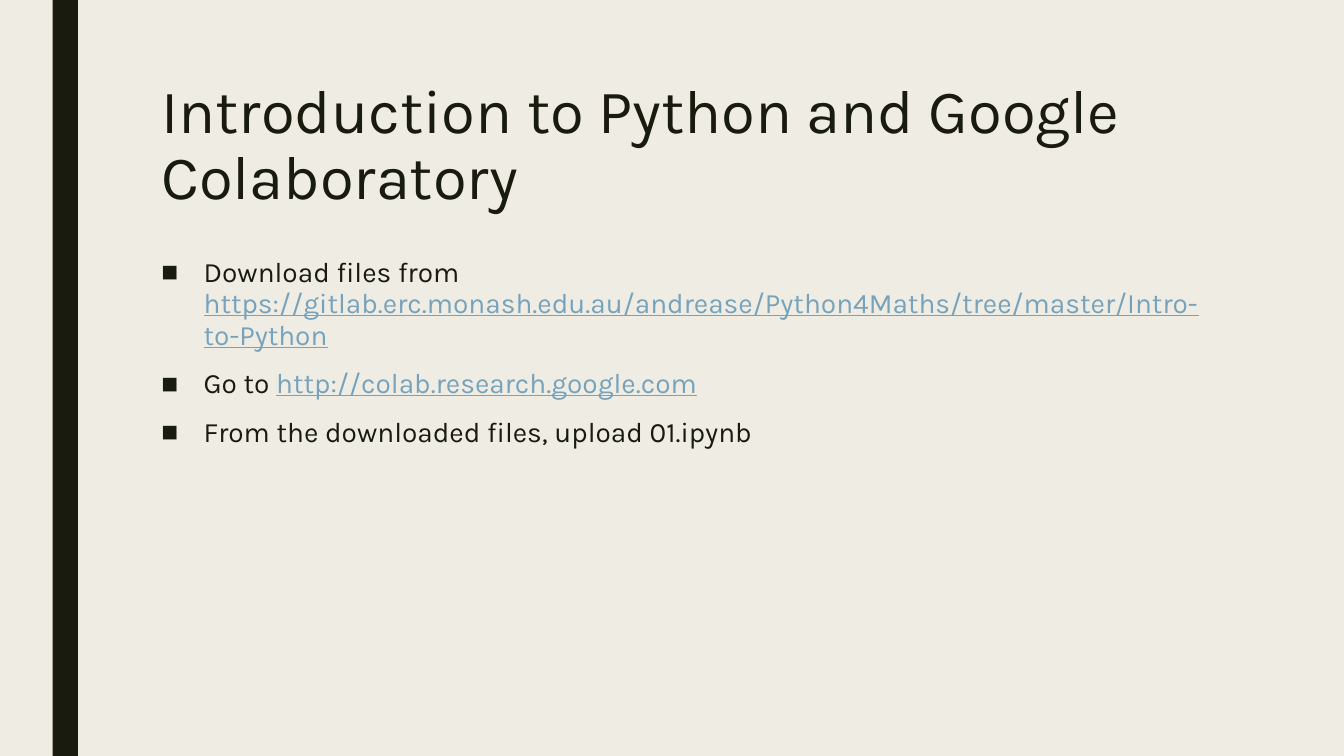
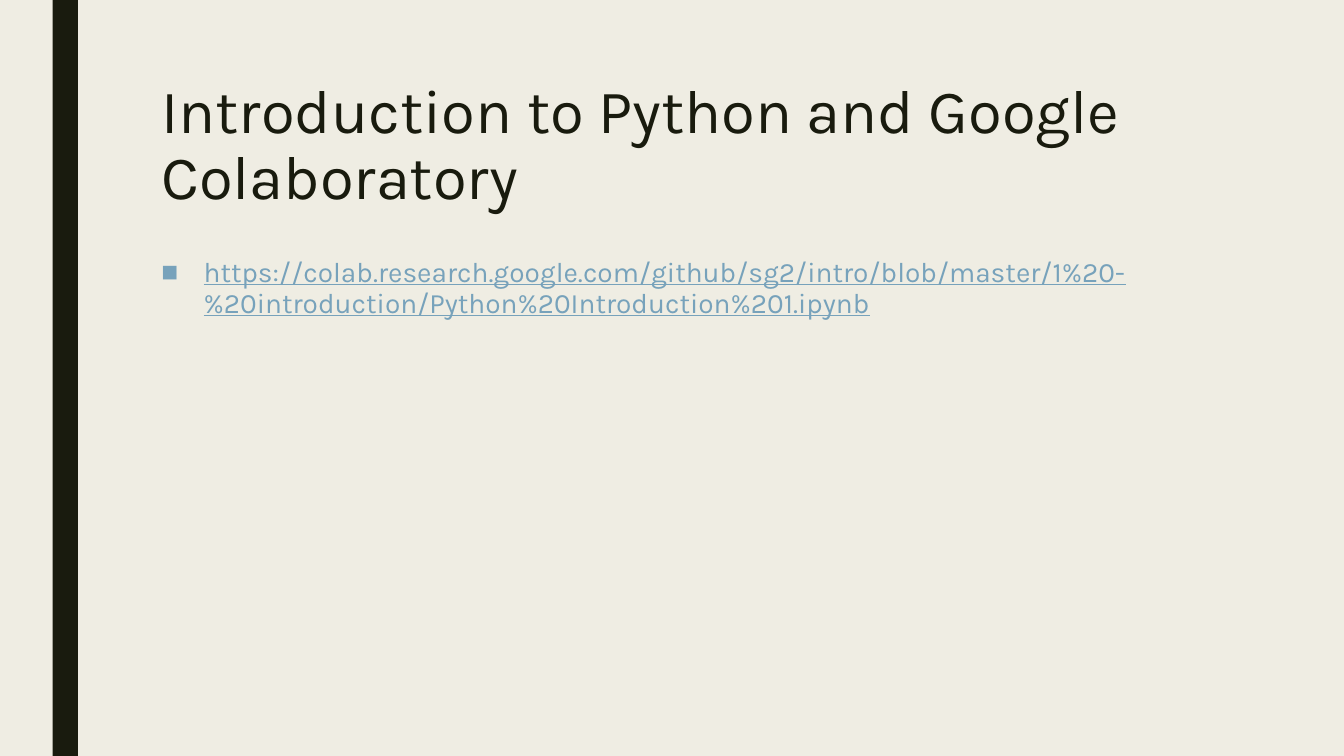
Before and after one commit to bahadirbklg/intro, a slide deck: slide 17 of 1 - introduction/DLMR 1 - introduction.pptx. Drawn at 1344x756 pixels with LibreOffice and Linux fonts; fonts in the diff are those of the drawing. Boxes give left, top, right and bottom in pixels: in the first picture for what was removed or moved away, otherwise in the second. Text is boxed around its words. In the diff, an @@ line names an element or a change of style, - is before the commit and + after.

Commit message:
Added attribution to ipynb

```diff
--- a/1 - introduction/DLMR 1 - introduction.pptx
+++ b/1 - introduction/DLMR 1 - introduction.pptx
@@ text at box(204, 261, 1125, 320): text changed @@
-■ Download files from https://gitlab.erc.monash.edu.au/andrease/Python4Maths/tree/master/Intro-to-Python
-■ Go to http://colab.research.google.com
-■ From the downloaded files, upload 01.ipynb
+■ https://colab.research.google.com/github/sg2/intro/blob/master/1%20-%20introduction/Python%20Introduction%201.ipynb
```
Also in this commit, not shown: 2 other slides changed.
